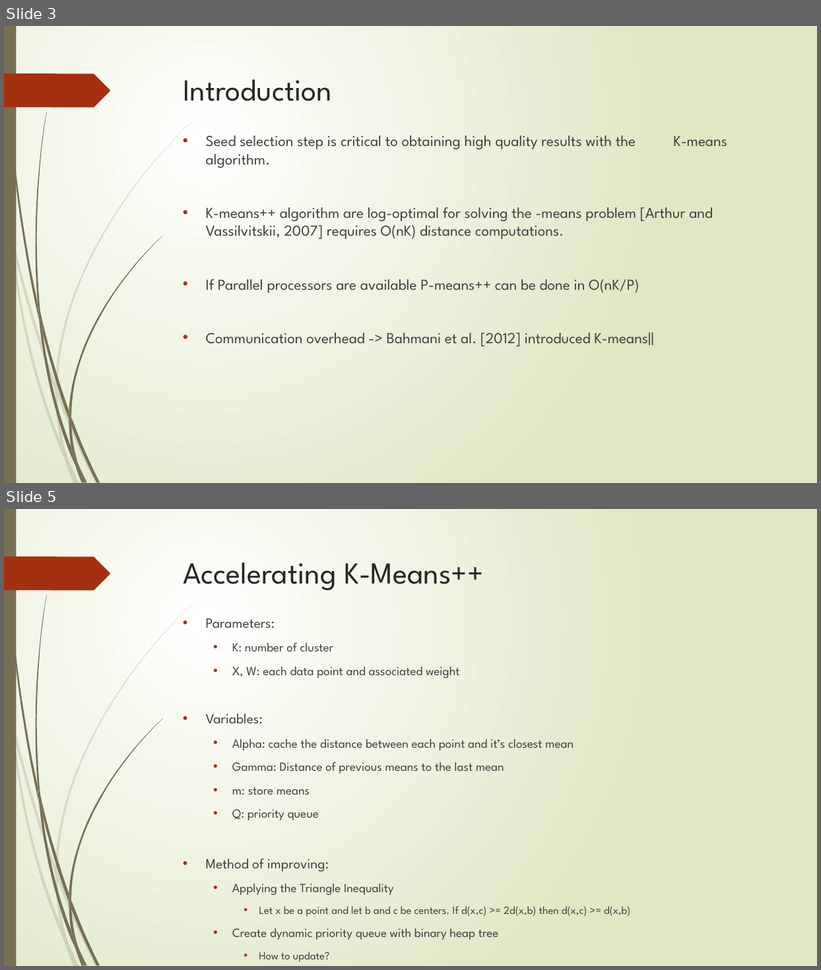
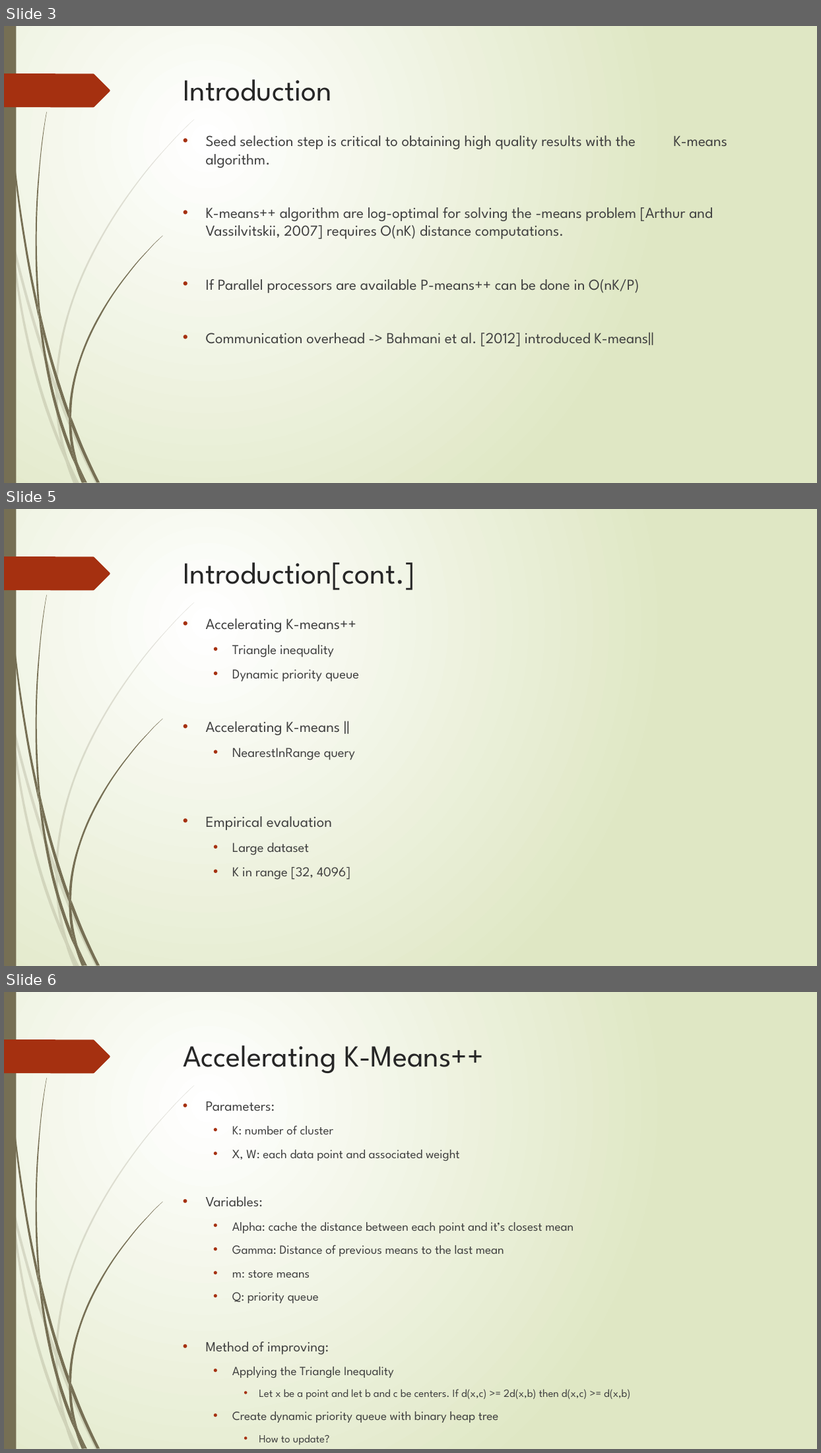
Before and after one commit to hsmmi/Exact-Acceleration-of-K-Means-and-K-Means-parallel, a slide deck: report/spr_final_paper.pptx. Shown one above the other, each under a label of ours: slides 3 and 5 before the commit, slides 3, 5 and 6 after it; the slides between them are not shown. The pictures are 821x970 and 821x1453 pixels, drawn with LibreOffice and Linux fonts; fonts in the diff are those of the drawing. Boxes give left, top, right and bottom in pixels: in the first picture for what was removed or moved away, otherwise in the second. Text is boxed around its words. In the diff, an @@ line names an element or a change of style, - is before the commit and + after.

```diff
--- a/report/spr_final_paper.pptx
+++ b/report/spr_final_paper.pptx
@@ slide 5 added at [4, 509, 817, 966], background gradient #FFFFFF to #DFE8C4; not listed: 24 template elements that a slide beside it also shows @@
@@ title added at [183, 562, 415, 590], 36 pt, text #262626 @@
+Introduction[cont.]
@@ text added at [206, 619, 359, 880], 16 pt, text #404040 @@
+• Accelerating K-means++
+  • Triangle inequality
+  • Dynamic priority queue
+• Accelerating K-means ||
+  • NearestInRange query
+• Empirical evaluation
+  • Large dataset
+  • K in range [32, 4096]
@@ what was slide 5 is now slide 6 @@
```
Also in this commit, not shown: 1 slide changed, 12 other slides added.
